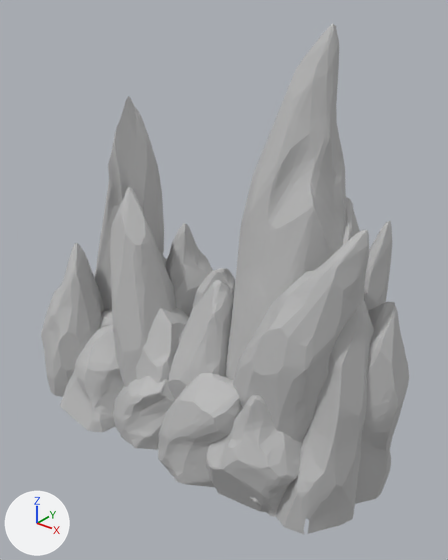
One commit to the FBX model DonMaudit/Assets/Assets/Assets_Raph/Meshes/SM_Rock_fire_02b.fbx: the scene before it, then after it.
Camera for both pictures: a camera (50 mm lens) standing at (1.67, -1.97, 2.01) and looking at (0.1, -0.01, 0.79). Lighting does not change. The marker at lower left points along +X, +Y and +Z. Where no turn or scale is listed for an object, it has been applied to the vertices. Vertices at the same position are counted once.

The scene before the commit, as lines of its bpy script (objects in view):
```python
mat_cube_newuvs_003 = principled_material('cube_NewUVs.003')
mat_cube_newuvs_003.base_color = (0.5, 0.5, 0.5)  # grey #bcbcbc
mat_cube_newuvs_003.roughness = 0.859
me_mesh = bpy.data.meshes.new('Mesh')
me_mesh.from_pydata(...)  # 6022 vertices, 7634 faces; spans x -0.97..0.99, y -0.48..0.48, z 0.0..1.87
# faces by material slot: [2267, 5367]
me_mesh.materials.append(mat_cube_newuvs1)  # grey #bcbcbc
me_mesh.materials.append(mat_cube_newuvs_003)  # grey #bcbcbc
ob_sm_rock_fire_02b = bpy.data.objects.new('SM_Rock_fire_02b', me_mesh)
ob_sm_rock_fire_02b.location = (0.0, 0.0, 0.0)
```
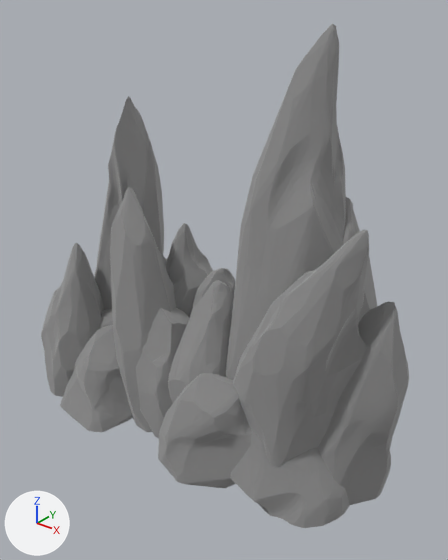
Where the newer file only moved an object's origin or applied its transform, the numbers keep the older frame.

Changed parts and their boxes [x1, y1, x2, y2] in the pictures (448 x 560 px; the box of a moved part takes in the faces that stretch with it):
'SM_Rock_fire_02b', surface changed, reshaped
    before: [41, 24, 409, 534]
    after: [41, 24, 409, 528]
part 1 of me_mesh, moved or reshaped
    before: [100, 294, 204, 450]
    after: [100, 294, 204, 438]
part 2 of me_mesh, moved or reshaped
    before: [194, 221, 392, 534]
    after: [194, 257, 392, 528]

What the commit changed:
In material 'cube_NewUVs.003' (mat_cube_newuvs_003), metallic goes from 0.0 to 1.0.
Material 'cube_NewUVs.002' (mat_cube_newuvs_002) is new.
Its base color is (0.5, 0.5, 0.5) (grey #bcbcbc).
Its metallic is 1.0.
Its roughness is 1.0.
me_mesh is used by ob_sm_rock_fire_02b; location (0.0, 0.0, 0.0).
me_mesh had 6022 vertices, 7634 faces and spanned x -0.97..0.99, y -0.48..0.48, z 0.0..1.87.
me_mesh no longer uses material mat_cube_newuvs1 (grey #bcbcbc).
me_mesh now has 5239 vertices, 6933 faces and spans x -0.97..0.99, y -0.48..0.48, z 0.0..1.87.
me_mesh part 1: 47 vertices moved from x -0.85..0.07, y -0.37..0.4, z 0.0..0.61 to x -0.84..0.07, y -0.37..0.4, z 0.0..0.57; 964 vertices removed from x -0.89..0.17, y -0.43..0.48, z 0.0..0.64; 594 vertices added at x -0.84..0.16, y -0.37..0.42, z 0.0..0.6.
me_mesh part 2: 36 vertices moved from x 0.36..0.87, y -0.39..0.34, z 0.0..0.92 to x 0.39..0.87, y -0.36..0.34, z 0.0..0.92; 945 vertices removed from x 0.32..0.91, y -0.47..0.42, z 0.0..1.19; 532 vertices added at x 0.37..0.89, y -0.41..0.4, z 0.0..0.94.
me_mesh now uses material mat_cube_newuvs_002 (grey #bcbcbc).
